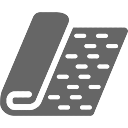
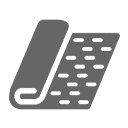
Layered file, before and after one edit (128 x 128). Changes by layer:
painted on "Layer 0" over [0,12,128,116]
